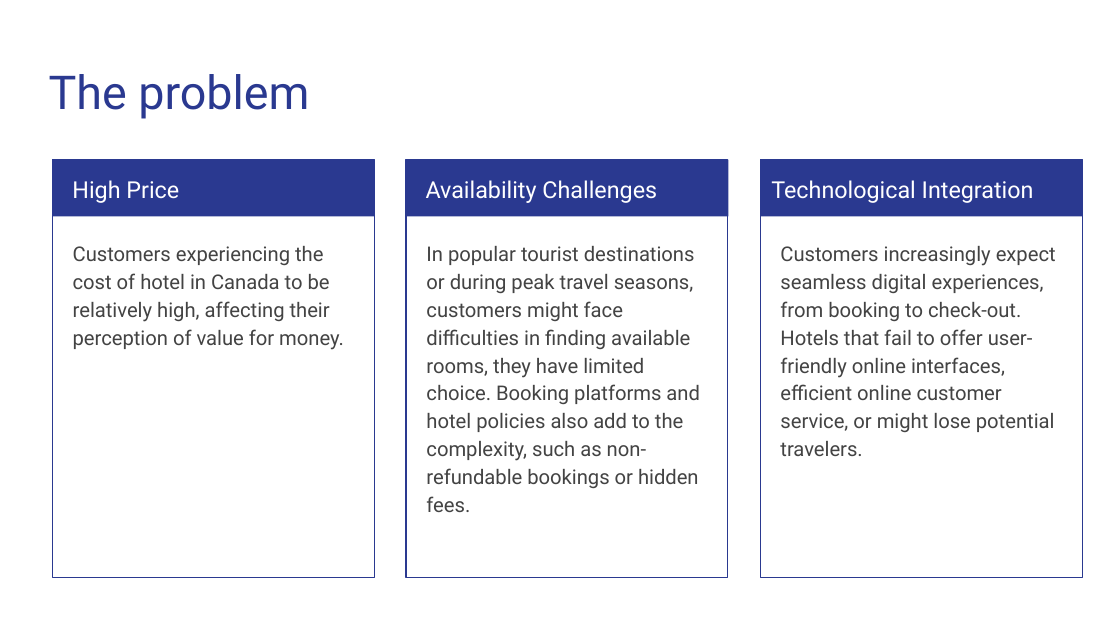
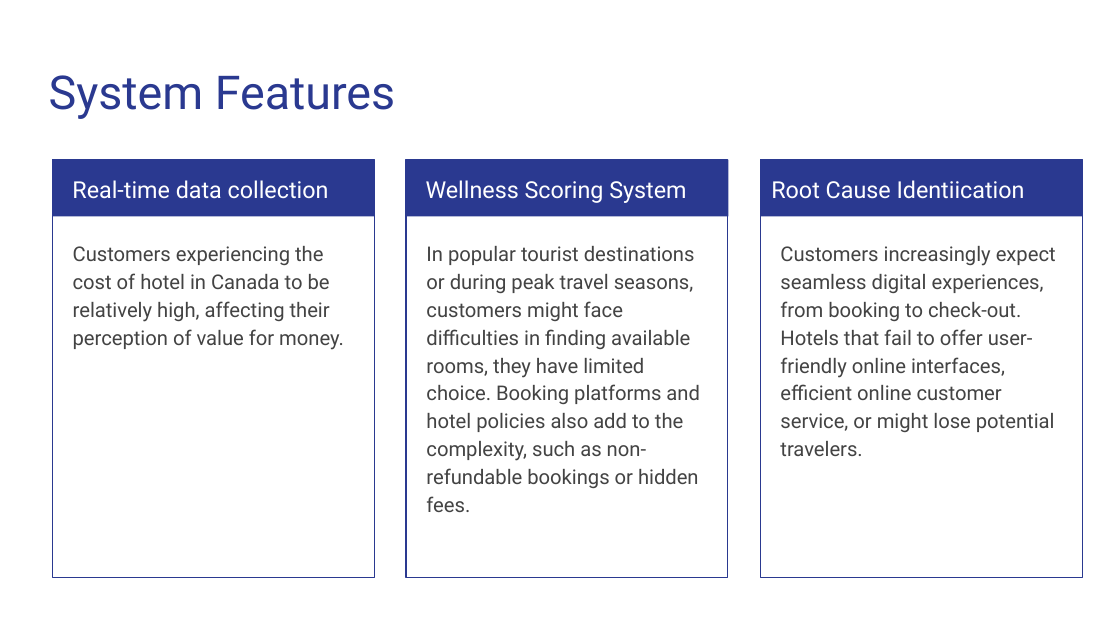
Before and after one commit to yfeng445/NEU, a slide deck: slide 3 of 1/INFO 5100/Asmts/Group Assignment 1/Deliverables/Presentation.pptx. Drawn at 1120x630 pixels with LibreOffice and Linux fonts; fonts in the diff are those of the drawing. Boxes give left, top, right and bottom in pixels: in the first picture for what was removed or moved away, otherwise in the second. Text is boxed around its words. In the diff, an @@ line names an element or a change of style, - is before the commit and + after.

```diff
--- a/1/INFO 5100/Asmts/Group Assignment 1/Deliverables/Presentation.pptx
+++ b/1/INFO 5100/Asmts/Group Assignment 1/Deliverables/Presentation.pptx
@@ title at [49, 75, 395, 119]: text changed @@
-The problem
+System Features
@@ text at [72, 180, 329, 199]: text changed @@
-High Price
+Real-time data collection
@@ text at [426, 180, 686, 203]: text changed @@
-Availability Challenges
+Wellness Scoring System
@@ text at [771, 180, 1025, 199]: text changed @@
-Technological Integration
+Root Cause Identiication
```
Also in this commit, not shown: 2 other slides changed, 8 slides added, 4 slides removed, 1 other file.
